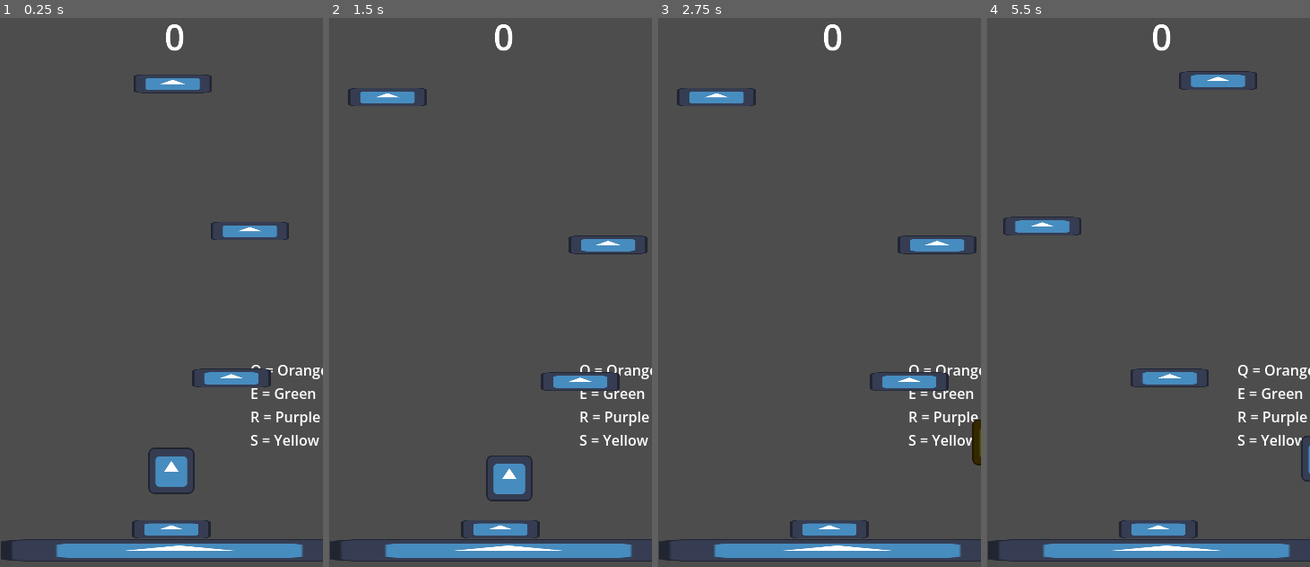
Above: before the commit, frames 1-4 (left to right).
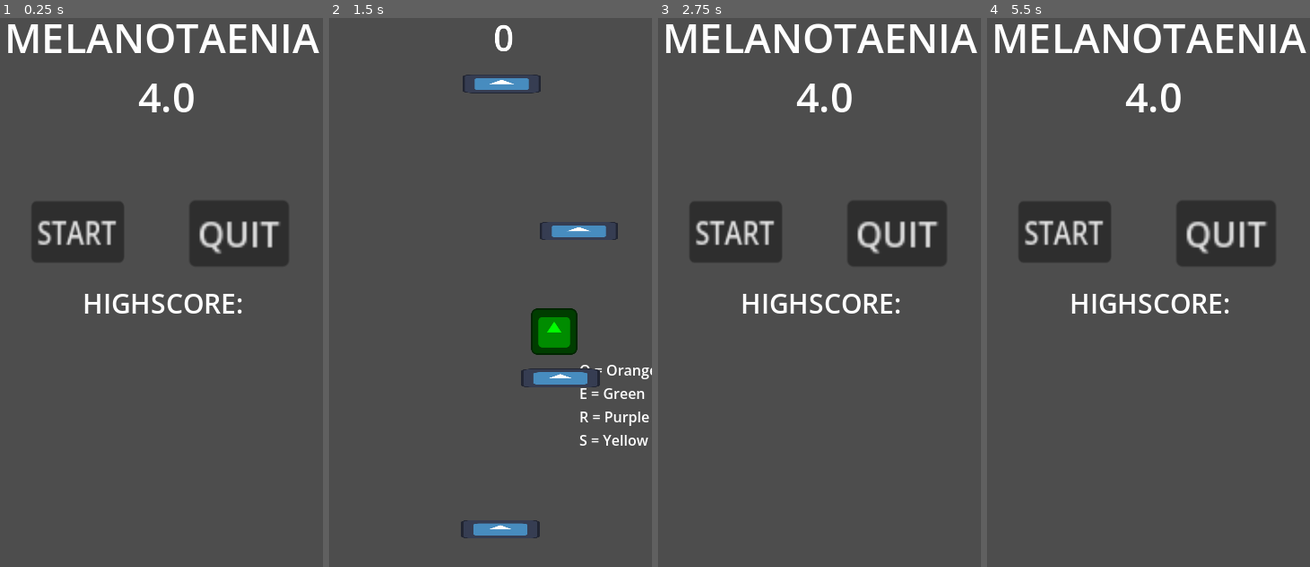
Above: after the commit, the same moments.

Repository: Abbby1007/Melanotaenia-4.0
Game: Godot game, scene res://title_screen.tscn
Same seed, same stepped clock (60 frames per second), same inputs: the game is played once before the commit and once after it. Before the commit the project starts from res://Levels/tutorial.tscn. The engine's default icon, where the game draws it, is replaced by a stand-in: a white triangle on a blue panel in a dark square.
Inputs (mouse positions are in pixels of both pictures, inside the frame that each line leads up to):
- Up to frame 1 (0.25 s): no input
- Up to frame 2 (1.5 s): click (406, 232) at 0.5 s, where only the run after the commit has a clickable "START"; tap Enter at 1.25 s; move the mouse to (561, 265) at 1.27 s; hold Right (move_right) from 1.28 s (still down); tap E (green) at 1.35 s; click (561, 265) at 1.42 s
- Up to frame 3 (2.75 s): keep holding Right (move_right); tap Space (Jump) at 1.52, 2.27 s; move the mouse to (754, 319) at 2.02 s; tap Q (orange) at 2.1 s
- Up to frame 4 (5.5 s): release Right (move_right) at 2.75 s; click (1064, 232) at 2.75 s, where only the run after the commit has a clickable "START"; move the mouse to (1180, 166) at 3.52 s; hold Left (move_left) 3.53-4.28 s; tap R (purple) at 3.6 s; move the mouse to (1132, 407) at 4.27 s; hold Right (move_right) from 4.28 s (still down); tap S (yellow) at 4.35 s; click (1132, 407) at 4.42 s; tap Space (Jump) at 4.52, 5.27 s; move the mouse to (1245, 380) at 5.02 s; tap Alt at 5.1 s

The runs differ from the first frame. In frame 1, 15% of the frame differs, in the area x 0-100%, y 0-100%; in frame 2, 6.9%; in frame 3, 15%; in frame 4, 14%.

Commit message:
make changes to the game scene

Diff:
--- a/Levels/tutorial.tscn
+++ b/Levels/tutorial.tscn
@@ -1,12 +1,8 @@
 [gd_scene format=3 uid="uid://ckbiux720kh13"]
 
 [ext_resource type="Script" uid="uid://cisx6rq34kqnl" path="res://Levels/tutorial.gd" id="1_hga2d"]
-[ext_resource type="Texture2D" uid="uid://dumxe23c2jswg" path="res://icon.svg" id="2_0xeif"]
 [ext_resource type="PackedScene" uid="uid://c3x33skglstrp" path="res://Player.tscn" id="2_lalqu"]
 [ext_resource type="PackedScene" uid="uid://b8bwxtr758ee4" path="res://kill_platform.tscn" id="6_mscth"]
-
-[sub_resource type="RectangleShape2D" id="RectangleShape2D_gdvy0"]
-size = Vector2(396, 23)
 
 [sub_resource type="RectangleShape2D" id="RectangleShape2D_hga2d"]
 size = Vector2(1142.5005, 40)
@@ -14,49 +10,6 @@
 [node name="Tutorial" type="Node2D" unique_id=489865250]
 script = ExtResource("1_hga2d")
 platform_scene = ExtResource("6_mscth")
-
-[node name="FloorWall" type="StaticBody2D" parent="." unique_id=312796801]
-position = Vector2(65, 555)
-metadata/_edit_group_ = true
-
-[node name="Sprite2D" type="Sprite2D" parent="FloorWall" unique_id=3186749]
-position = Vector2(135, 51.5)
-scale = Vector2(3.109375, 0.1953125)
-texture = ExtResource("2_0xeif")
-
-[node name="CollisionShape2D" type="CollisionShape2D" parent="FloorWall" unique_id=509378255]
-position = Vector2(136, 51.5)
-shape = SubResource("RectangleShape2D_gdvy0")
-
-[node name="leftWall" type="StaticBody2D" parent="." unique_id=1563125523]
-position = Vector2(39, 109)
-rotation = 1.5707964
-scale = Vector2(1.6392032, 1)
-metadata/_edit_group_ = true
-
-[node name="Sprite2D" type="Sprite2D" parent="leftWall" unique_id=302554704]
-position = Vector2(135, 51.5)
-scale = Vector2(3.109375, 0.1953125)
-texture = ExtResource("2_0xeif")
-
-[node name="CollisionShape2D" type="CollisionShape2D" parent="leftWall" unique_id=960224297]
-position = Vector2(136, 51.5)
-shape = SubResource("RectangleShape2D_gdvy0")
-
-[node name="rightWall" type="StaticBody2D" parent="." unique_id=1171443375]
-position = Vector2(334.99997, 538)
-rotation = -1.5707964
-scale = Vector2(1.6000395, 1.6288866)
-metadata/_edit_group_ = true
-
-[node name="Sprite2D" type="Sprite2D" parent="rightWall" unique_id=783067918]
-position = Vector2(135, 51.5)
-scale = Vector2(3.109375, 0.1953125)
-texture = ExtResource("2_0xeif")
-
-[node name="CollisionShape2D" type="CollisionShape2D" parent="rightWall" unique_id=1358770167]
-position = Vector2(136, 51.5)
-shape = SubResource("RectangleShape2D_gdvy0")
 
 [node name="Label" type="Label" parent="." unique_id=2076779496]
 offset_left = 279.0
@@ -84,14 +37,14 @@
 
 [node name="collison" type="CollisionShape2D" parent="camera/platform_cleaner" unique_id=1584327518]
 position = Vector2(61.249878, 824.99994)
-scale = Vector2(0.9999994, 0.9999994)
+scale = Vector2(2.3333306, 1.3168186)
 shape = SubResource("RectangleShape2D_hga2d")
 
 [node name="score" type="Label" parent="camera" unique_id=588057342]
-offset_left = -192.49998
-offset_top = -782.5
+offset_left = -192.5
+offset_top = -780.0
 offset_right = 265.0
-offset_bottom = -645.5
+offset_bottom = -643.0
 theme_override_font_sizes/font_size = 100
 text = "0"
 horizontal_alignment = 1
--- a/project.godot
+++ b/project.godot
@@ -11,7 +11,7 @@
 [application]
 
 config/name="Melanotaenia 4.0"
-run/main_scene="uid://ckbiux720kh13"
+run/main_scene="uid://dvtbpun2d53aq"
 config/features=PackedStringArray("4.6", "Forward Plus")
 config/icon="res://icon.svg"
 
